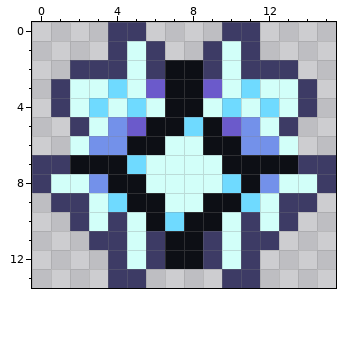
File history of a pixel-art sprite, NPCs/Bosses/Snowrium/Snowrium_Head_Boss.png. The first picture shows the starting point.
The file is 32x28 pixels, drawn in blocks of 2x2; one block is one cell here.
After:
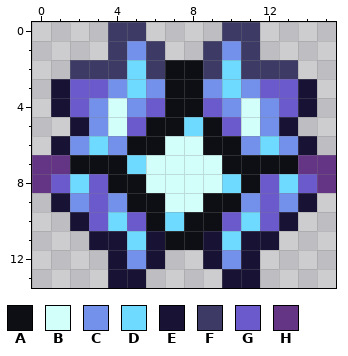
Palette (. is transparent): A #0d0f15  B #d2fff9  C #7391ea  D #6fdaff  E #181234  F #3d3b65  G #6b5acb  H #633584
Changes in this commit:
@@ x 0..15 @@
  0 ....FF....FF....
- 1 ....FBF..FBF....
- 2 ..FFFBFAAFBFFF..
- 3 .FBBDBGAAGBDBBF.
- 4 .FBDBDBAABDBDBF.
- 5 ..FBCGAADAGCBF..
- 6 ..BCCAABBAACCB..
- 7 FFAAADBBBBAAAAFF
- 8 FBBCAABBBBDACBBF
- 9 .FFBDAABBAADBFF.
-10 ..FBFBADAABFBF..
-11 ...FFBFAAFBFF...
-12 ....FBFAAFBF....
-13 ....FF....FF....
+ 1 ....FCF..FCF....
+ 2 ..FFFDFAAFDFFF..
+ 3 .EGGCDCAACDCGGE.
+ 4 .EGCBCGAAGCBCGE.
+ 5 ..ECBGAADAGBCE..
+ 6 .ECDCAABBAACDCE.
+ 7 HHAAADBBBBAAAAHH
+ 8 HGDGAABBBBDAGDGH
+ 9 .ECGCAABBAACGCE.
+10 ..EGDGADAAGDGE..
+11 ...EEDEAAEDEE...
+12 ....ECE..ECE....
+13 ....EE....EE....
Where, in picture pixels (left, top, right, bottom), the same in both pictures:
changed: (32, 41, 336, 288)
